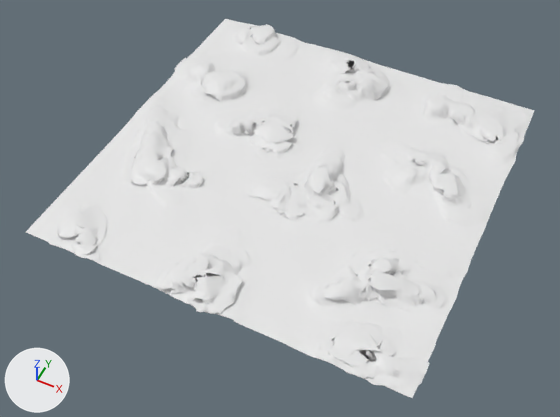
An edit to the FBX model Assets/Visuals/Model/map2.fbx, drawn before and after from the same camera.
Camera for both pictures: a 50 mm camera at (43.3, -94.5, 104.4) aimed at (0.0, -7.8, -4.0). Every picture has the same lights, and +X, +Y and +Z are marked at lower left. Where no turn or scale is listed for an object, it has been applied to the vertices.

In view in the first picture: 'Landscape'.
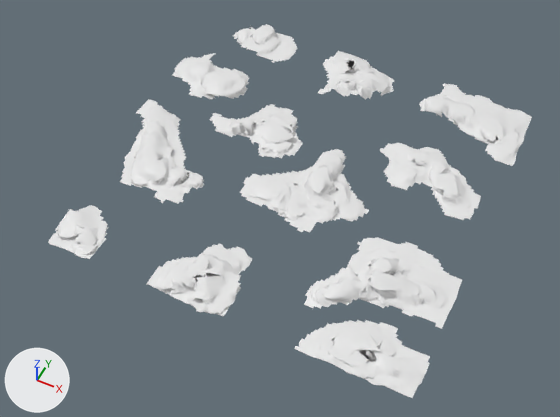
Commit message: update map

The change, as a list of edits to the scene's bpy script:
```text
Change me_landscape:
    used by ob_landscape; location = (0.0, 0.0, 0.0)
    remove me_landscape.from_pydata(...)  # 16384 vertices, 16129 faces; spans x -36.3..36.3, y -37.1..36.4, z 0.0..3.9
    add me_landscape.from_pydata(...)  # 7212 vertices, 6407 faces; spans x -36.3..36.3, y -37.1..36.4, z 0.0..3.9
    me_landscape part 1: 9172 vertices removed from x -36.0..36.1, y -36.2..36.4, z 0.0..2.0
```

Boxes (x1, y1, x2, y2) around the edits, measured in the pictures (560 x 417 px):
'Landscape', reshaped
    before: (26, 19, 534, 398)
    after: (48, 24, 532, 398)
part 1 of me_landscape, deleted
    before: (26, 19, 534, 356)
